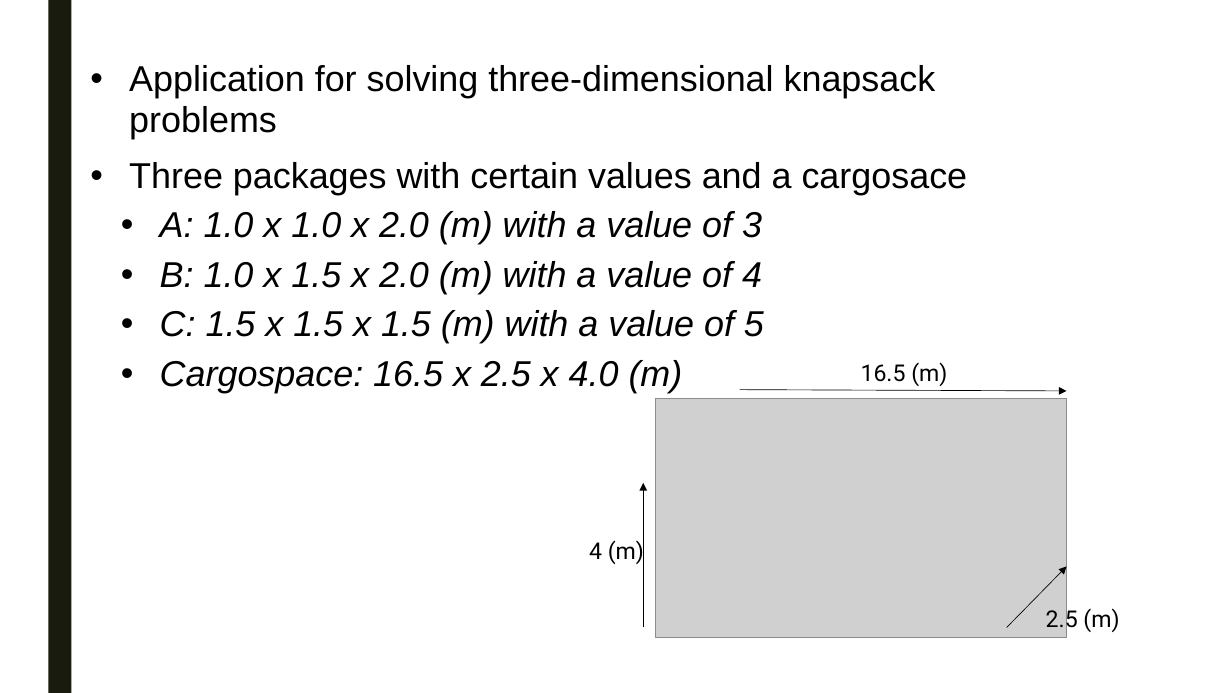
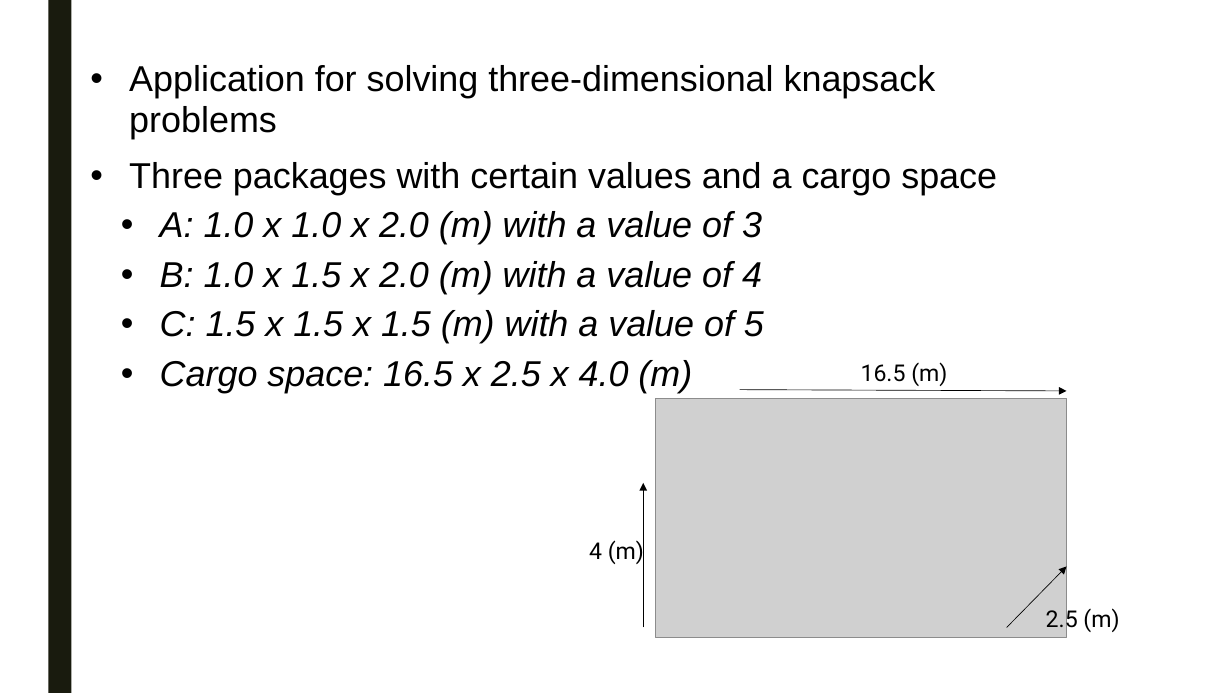
Before and after one commit to swengeler/PP3, a slide deck: slide 4 of Report, presentation and related stuff/Knapsack_problem.pptx. Drawn at 1232x693 pixels with LibreOffice and Linux fonts; fonts in the diff are those of the drawing; grey boxes stand for pictures. Boxes give left, top, right and bottom in pixels: in the first picture for what was removed or moved away, otherwise in the second. Text is boxed around its words. In the diff, an @@ line names an element or a change of style, - is before the commit and + after.

```diff
--- a/Report, presentation and related stuff/Knapsack_problem.pptx
+++ b/Report, presentation and related stuff/Knapsack_problem.pptx
@@ text at (129,162,997,195): text changed @@
-• Three packages with certain values and a cargosace
+• Three packages with certain values and a cargo space
@@ text at (160,360,692,393): spaces changed @@
-  • Cargospace: 16.5 x 2.5 x 4.0 (m)
+  • Cargo space: 16.5 x 2.5 x 4.0 (m)
```
Also in this commit, not shown: 12 other slides changed, 13 slides added, 8 slides removed.
